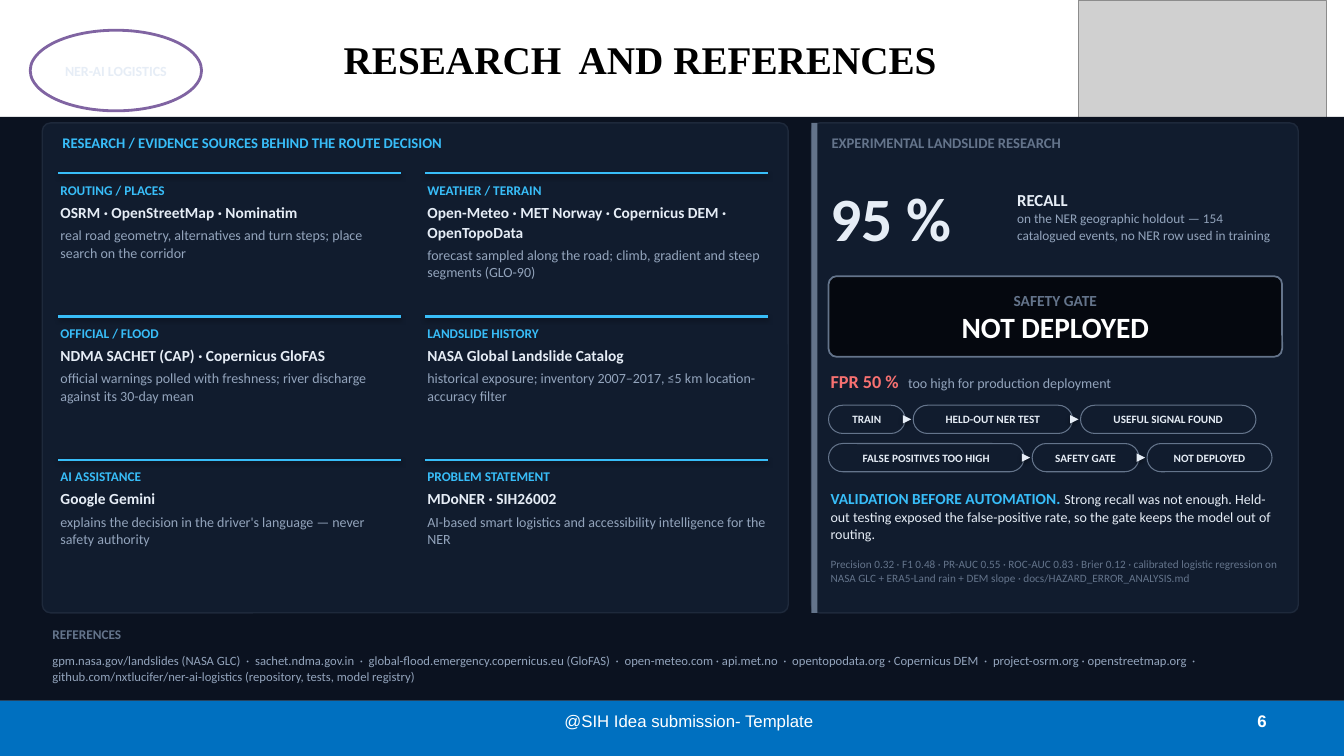
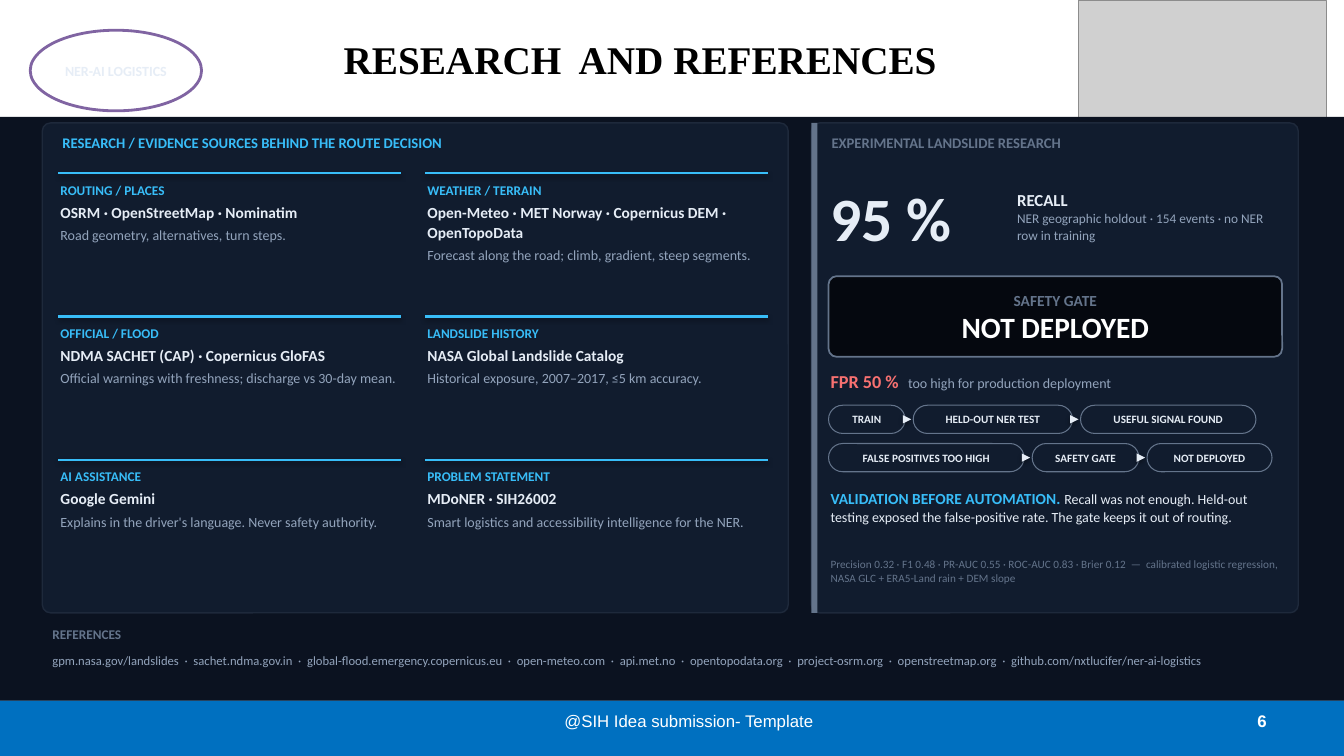
Before and after one commit to nxtlucifer/ner-ai-logistics, a slide deck: slide 6 of docs/submission/variants/RASTA_AI_SIH26002_TEAM17_V03_CONSOLE.pptx. Drawn at 1344x756 pixels with LibreOffice and Linux fonts; fonts in the diff are those of the drawing; grey boxes stand for pictures. Boxes give left, top, right and bottom in pixels: in the first picture for what was removed or moved away, otherwise in the second. Text is boxed around its words. In the diff, an @@ line names an element or a change of style, - is before the commit and + after.

```diff
--- a/docs/submission/variants/RASTA_AI_SIH26002_TEAM17_V03_CONSOLE.pptx
+++ b/docs/submission/variants/RASTA_AI_SIH26002_TEAM17_V03_CONSOLE.pptx
@@ text at (60, 230, 286, 243): text changed @@
-real road geometry, alternatives and turn steps; place search on the corridor
+Road geometry, alternatives, turn steps.
@@ text at (1017, 214, 1263, 242): text changed @@
-on the NER geographic holdout — 154 catalogued events, no NER row used in training
+NER geographic holdout · 154 events · no NER row in training
@@ text at (427, 250, 751, 263): text changed @@
-forecast sampled along the road; climb, gradient and steep segments (GLO-90)
+Forecast along the road; climb, gradient, steep segments.
@@ text at (60, 373, 396, 386): text changed @@
-official warnings polled with freshness; river discharge against its 30-day mean
+Official warnings with freshness; discharge vs 30-day mean.
@@ text at (427, 373, 702, 385): text changed @@
-historical exposure; inventory 2007–2017, ≤5 km location-accuracy filter
+Historical exposure, 2007–2017, ≤5 km accuracy.
@@ text at (831, 494, 1248, 525): text changed @@
-VALIDATION BEFORE AUTOMATION. Strong recall was not enough. Held-out testing exposed the false-positive rate, so the gate keeps the model out of routing.
+VALIDATION BEFORE AUTOMATION. Recall was not enough. Held-out testing exposed the false-positive rate. The gate keeps it out of routing.
@@ text at (60, 517, 377, 530): text changed @@
-explains the decision in the driver's language — never safety authority
+Explains in the driver's language. Never safety authority.
@@ text at (427, 517, 744, 530): text changed @@
-AI-based smart logistics and accessibility intelligence for the NER
+Smart logistics and accessibility intelligence for the NER.
@@ text at (831, 560, 1278, 583): text changed @@
-Precision 0.32 · F1 0.48 · PR-AUC 0.55 · ROC-AUC 0.83 · Brier 0.12 · calibrated logistic regression on NASA GLC + ERA5-Land rain + DEM slope · docs/HAZARD_ERROR_ANALYSIS.md
+Precision 0.32 · F1 0.48 · PR-AUC 0.55 · ROC-AUC 0.83 · Brier 0.12 — calibrated logistic regression, NASA GLC + ERA5-Land rain + DEM slope
@@ text at (52, 656, 1201, 667): text changed @@
-gpm.nasa.gov/landslides (NASA GLC) · sachet.ndma.gov.in · global-flood.emergency.copernicus.eu (GloFAS) · open-meteo.com · api.met.no · opentopodata.org · Copernicus DEM · project-osrm.org · openstreetmap.org · github.com/nxtlucifer/ner-ai-logistics (repository, tests, model registry)
+gpm.nasa.gov/landslides · sachet.ndma.gov.in · global-flood.emergency.copernicus.eu · open-meteo.com · api.met.no · opentopodata.org · project-osrm.org · openstreetmap.org · github.com/nxtlucifer/ner-ai-logistics
```
Also in this commit, not shown: 4 other slides changed, 50 other files.
